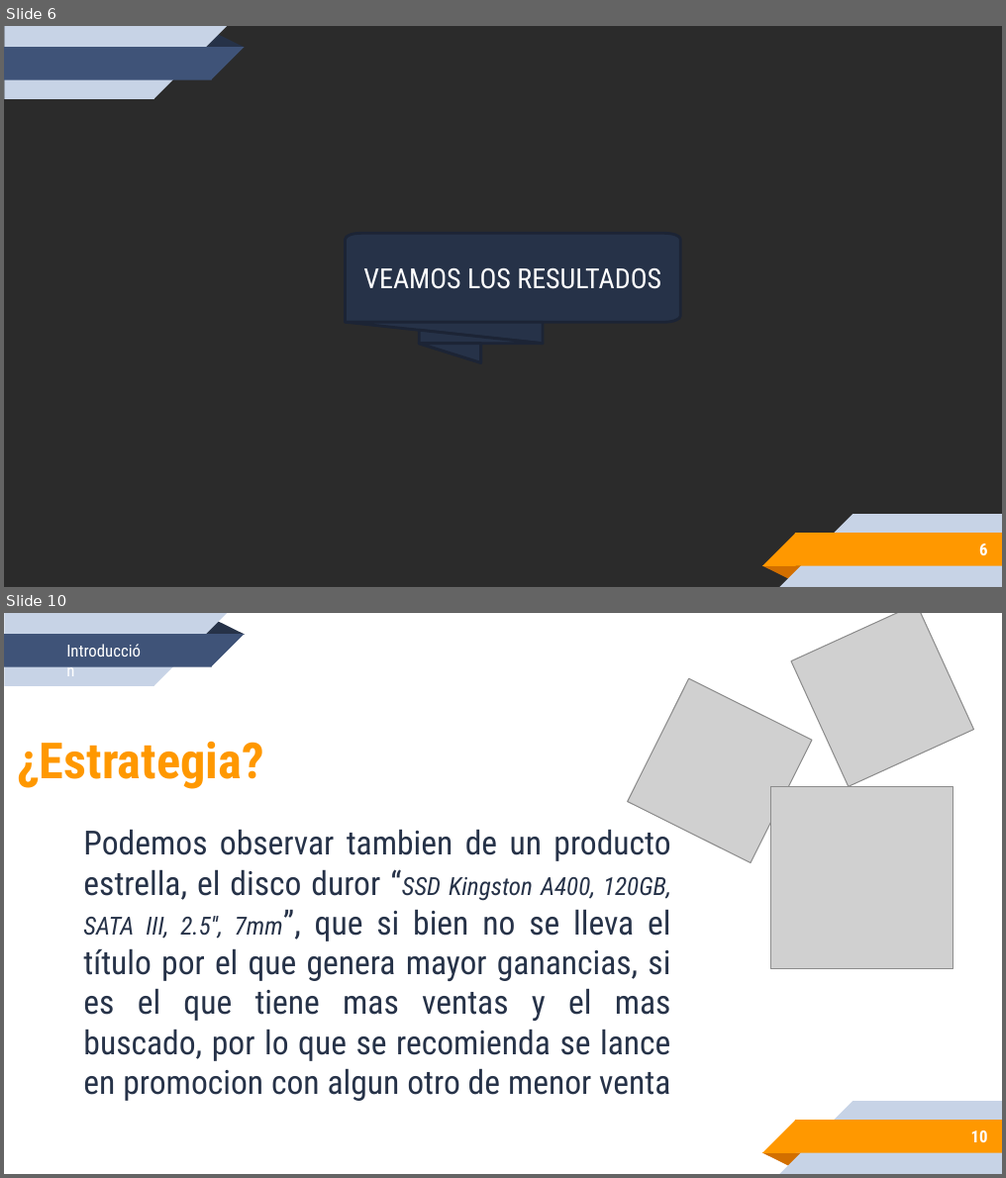
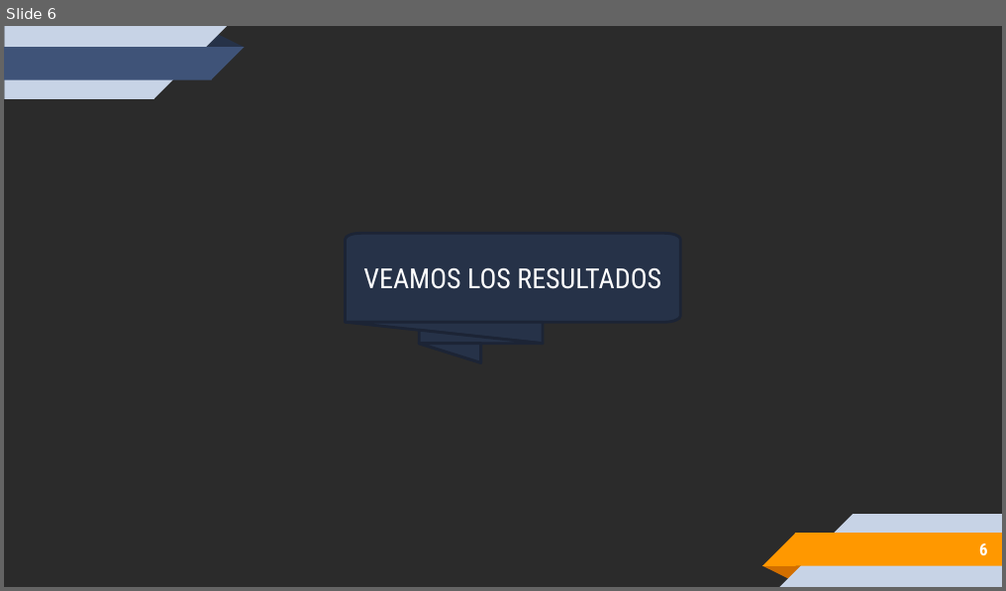
Before and after one commit to DeniseArias/EmTechProyecto2, a slide deck: REPORTE-02-ARIAS-DENISE.pptx. Shown one above the other, each under a label of ours: slides 6 and 10 before the commit, slide 6 after it; the slides between them are not shown. The pictures are 1006x1178 and 1006x591 pixels, drawn with LibreOffice and Linux fonts; fonts in the diff are those of the drawing; grey boxes stand for pictures; background and template pictures are left out; a plain dark background stands for a picture behind light text. Boxes give left, top, right and bottom in pixels: in the first picture for what was removed or moved away, otherwise in the second. Text is boxed around its words. In the diff, an @@ line names an element or a change of style, - is before the commit and + after.

```diff
--- a/REPORTE-02-ARIAS-DENISE.pptx
+++ b/REPORTE-02-ARIAS-DENISE.pptx
@@ slide 10 removed at bbox=[4, 613, 1002, 1174], background #FFFFFF; not listed: 10 template elements that a slide beside it also shows @@
@@ text removed at bbox=[56, 636, 158, 665] @@
-Introducción
@@ picture removed at bbox=[791, 613, 973, 786] @@
@@ picture removed at bbox=[627, 678, 812, 863] @@
@@ title removed at bbox=[17, 741, 263, 789] @@
-¿Estrategia?
@@ picture removed at bbox=[770, 786, 953, 969] @@
@@ subtitle removed at bbox=[83, 829, 671, 1101] @@
-Podemos observar tambien de un producto estrella, el disco duror “SSD Kingston A400, 120GB, SATA III, 2.5'', 7mm”, que si bien no se lleva el título por el que genera mayor ganancias, si es el que tiene mas ventas y el mas buscado, por lo que se recomienda se lance en promocion con algun otro de menor venta
@@ page number removed at bbox=[971, 1131, 988, 1143] @@
-10
```
Also in this commit, not shown: 4 slides changed, 3 slides added, 3 other slides removed, 2 other files.
